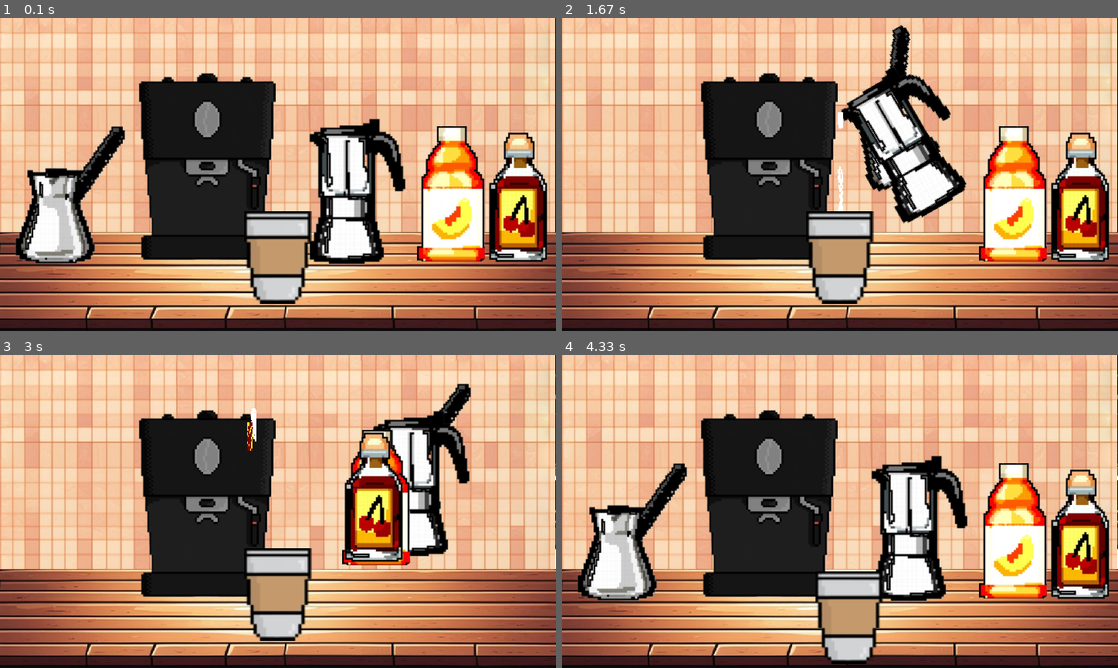
Above: before the commit, frames 1-4 (two rows, left to right).
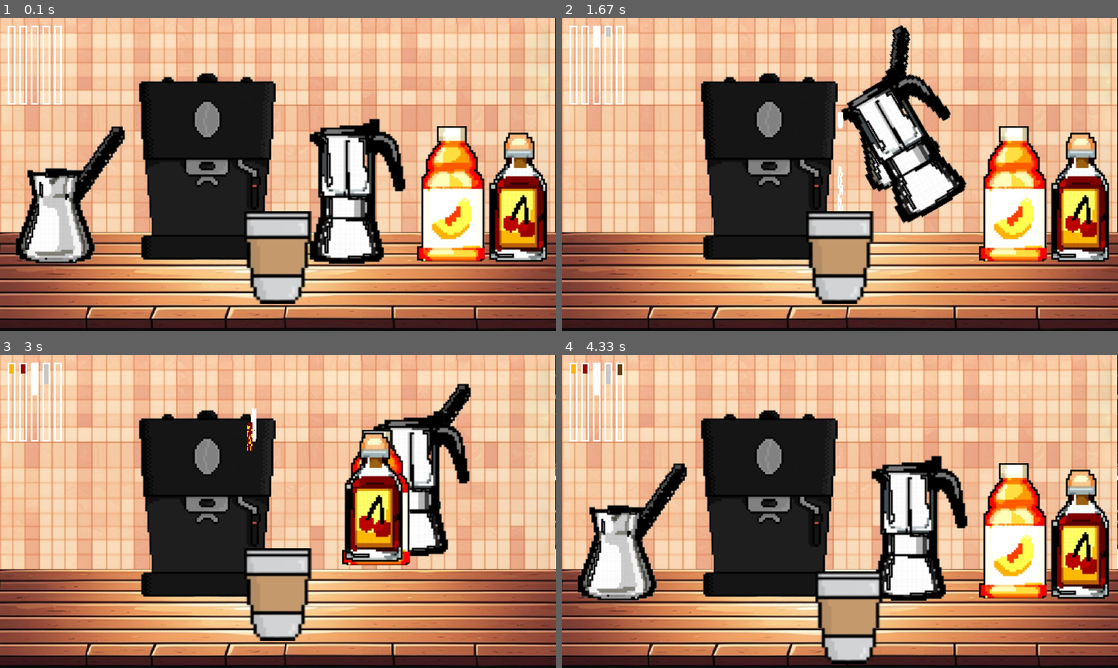
Above: after the commit, the same moments.

Repository: PotatoCHKA2077/Yandex_lyceum_pygame_project
Game: pygame game, started from main.py
The game is run twice, just before and just after one commit, with the same random seed, the same clock (stepped at 60 frames per second) and the same inputs.
Inputs (mouse positions are in pixels of both pictures, inside the frame that each line leads up to):
- Up to frame 1 (0.1 s): no input
- Up to frame 2 (1.67 s): press the mouse at (917, 193) at 0.37 s; move the mouse to (795, 218) at 0.47 s; release the mouse at (667, 246) at 0.6 s; click (840, 111) at 0.72 s; click (662, 212) at 1.05 s; click (840, 111) at 1.38 s
- Up to frame 3 (3 s): press the mouse at (450, 530) at 1.7 s; move the mouse to (294, 527) at 1.8 s; release the mouse at (139, 524) at 1.93 s; press the mouse at (517, 533) at 2.03 s; move the mouse to (500, 464) at 2.13 s; release the mouse at (489, 395) at 2.27 s; click (255, 395) at 2.38 s; press the mouse at (55, 420) at 2.7 s; move the mouse to (216, 423) at 2.8 s; release the mouse at (372, 430) at 2.93 s
- Up to frame 4 (4.33 s): press the mouse at (840, 596) at 3.03 s; move the mouse to (789, 592) at 3.13 s; release the mouse at (739, 589) at 3.27 s; right-click (745, 517) at 3.38 s; click (767, 567) at 3.72 s; click (851, 617) at 4.05 s

The runs differ from the first frame. In frame 1, 0.7% of the frame differs, in the area x 1-12%, y 2-28%; in frame 2, 0.9%; in frame 3, 1.0%, in the area x 1-47%, y 2-31%; in frame 4, 1.0%.

Commit message:
before merge

Diff:
--- a/main.py
+++ b/main.py
@@ -3,6 +3,11 @@
 from random import *
 import pygame
 from pygame.time import Clock
+mango_counter = 0
+chery_counter = 0
+milk_counter = 0
+cream_counter = 0
+coffee_counter = 0
 
 
 def load_image(name):
@@ -20,30 +25,45 @@
 
 
 def coffee_falling():
+    global coffee_counter
     for _ in range(4):
         Liquid((choice([randrange(coffe_machine.rect.x + 80, coffe_machine.rect.x + 84),
                         randrange(coffe_machine.rect.x+102, coffe_machine.rect.x+106)]),
                 coffe_machine.rect.y + 149), (99, 52, 1))
+    if coffee_counter < 100:
+        coffee_counter += 1
 
 
 def cream_falling():
+    global cream_counter
     for _ in range(3):
         Liquid((randrange(cream.rect.x + 37, cream.rect.x + 43), cream.rect.y+115), (255, 255, 255))
+    if cream_counter < 100:
+        cream_counter += 1
 
 
 def milk_falling():
+    global milk_counter
     for _ in range(3):
         Liquid((randrange(milk.rect.x + 7, milk.rect.x + 13), milk.rect.y+83), (255, 255, 255))
+    if milk_counter < 100:
+        milk_counter += 1
 
 
 def mango_syrup_falling():
+    global mango_counter
     for _ in range(3):
         Liquid((randrange(mango_syrup.rect.x + 22, mango_syrup.rect.x + 28), mango_syrup.rect.y+40), (255, 220, 28))
+    if mango_counter < 100:
+        mango_counter += 1
 
 
 def cherry_syrup_falling():
+    global chery_counter
     for _ in range(3):
         Liquid((randrange(cherry_syrup.rect.x + 22, cherry_syrup.rect.x + 28), cherry_syrup.rect.y+40), (125, 1, 1))
+    if chery_counter < 100:
+        chery_counter += 1
 
 
 class CoffeMachine(pygame.sprite.Sprite):
@@ -337,32 +357,6 @@
             self.rect.y = args[0].pos[1] - self.rect.height // 2
             if pygame.mouse.get_focused():
                 all_sprites.draw(screen)
-        # if not self.is_moving and args[0].type == pygame.MOUSEBUTTONDOWN and args[0].button == 1 and \
-        #         self.rect.collidepoint(args[0].pos):
-        #     self.image = Cup.image
-        #     self.is_in_coffee_machine = False
-        #     self.rect = self.image.get_rect()
-        #     self.rect.x = args[0].pos[0] - self.rect.width // 2
-        #     self.rect.y = args[0].pos[1] - self.rect.height // 2
-        #     self.is_moving = True
-        #     pygame.mouse.set_visible(False)
-        # elif args and self.is_moving and args[0].type == pygame.MOUSEMOTION:
-        #     self.rect.x = args[0].pos[0] - self.rect.width // 2
-        #     self.rect.y = args[0].pos[1] - self.rect.height // 2
-        #     if pygame.mouse.get_focused():
-        #         all_sprites.draw(screen)
-        # elif args and self.is_moving and args[0].type == pygame.MOUSEBUTTONDOWN and args[0].button == 3:
-        #     if coffe_machine.rect.collidepoint(args[0].pos):
-        #         self.is_in_coffee_machine = True
-        #         self.image = Cup.little_image
-        #         self.rect = self.image.get_rect()
-        #         self.rect.x = coffe_machine.rect.x + coffe_machine.rect.width // 2 - self.rect.width // 2 + 2
-        #         self.rect.y = coffe_machine.rect.y + coffe_machine.rect.height - self.rect.height - 38
-        #     else:
-        #         self.rect.x = self.true_pos[0]
-        #         self.rect.y = self.true_pos[-1]
-        #     self.is_moving = False
-        #     pygame.mouse.set_visible(True)
         screen.blit(fon, (0, 0))
 
 
@@ -393,6 +387,24 @@
         self.rect.x = cup.rect.x + 4
         self.rect.y = 0
         screen.blit(self.image, self.rect)
+
+
+def count_viz(s):
+    global mango_counter
+    global chery_counter
+    global milk_counter
+    global cream_counter
+    global coffee_counter
+    pygame.draw.rect(s, (255, 180, 0), (10, 10, 10, mango_counter))
+    pygame.draw.rect(s, (150, 0, 0), (25, 10, 10, chery_counter))
+    pygame.draw.rect(s, (255, 255, 255), (40, 10, 10, milk_counter))
+    pygame.draw.rect(s, (200, 200, 200), (55, 10, 10, cream_counter))
+    pygame.draw.rect(s, (100, 60, 0), (70, 10, 10, coffee_counter))
+    pygame.draw.rect(s, (255, 255, 255), (10, 10, 10, 102), 2)
+    pygame.draw.rect(s, (255, 255, 255), (25, 10, 10, 102), 2)
+    pygame.draw.rect(s, (255, 255, 255), (40, 10, 10, 102), 2)
+    pygame.draw.rect(s, (255, 255, 255), (55, 10, 10, 102), 2)
+    pygame.draw.rect(s, (255, 255, 255), (70, 10, 10, 102), 2)
 
 
 if __name__ == '__main__':
@@ -417,6 +429,7 @@
     cup = Cup()
     add_zone = AddZone()
     while running:
+
         screen.blit(fon, (0, 0))
         for event in pygame.event.get():
             if event.type == pygame.QUIT:
@@ -436,5 +449,6 @@
         if cherry_syrup.is_adding:
             cherry_syrup_falling()
         all_sprites.draw(screen)
+        count_viz(screen)
         pygame.display.flip()
         clock.tick(fps)
